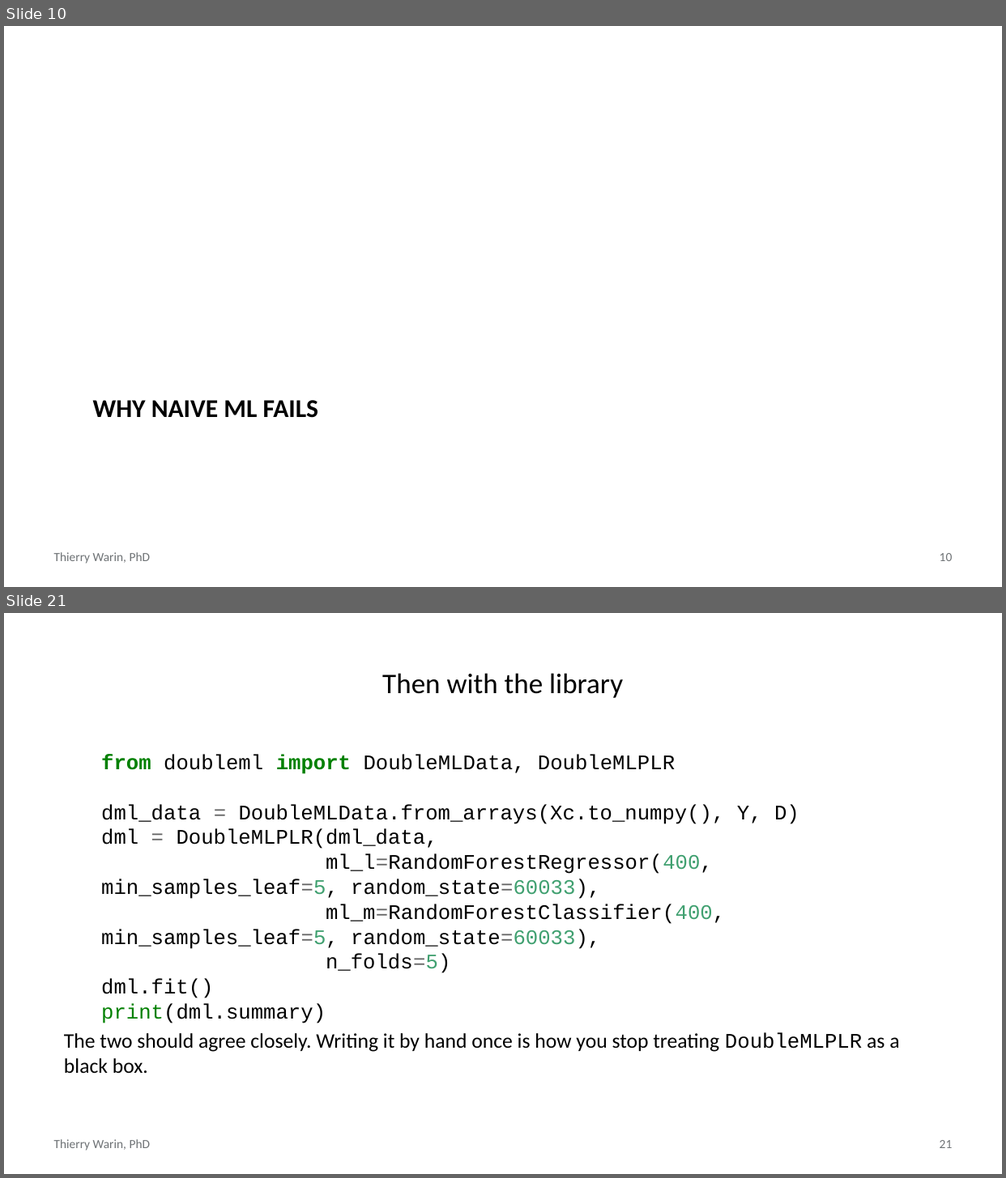
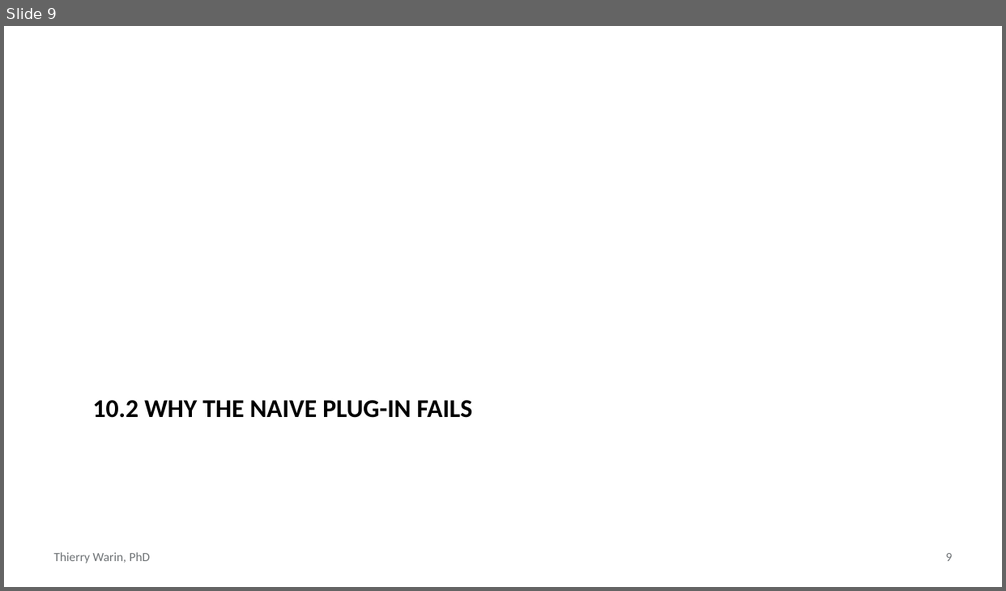
Before and after one commit to warint/quantitative-methods, a slide deck: 10-causal-machine-learning/slides.pptx. Shown one above the other, each under a label of ours: slides 10 and 21 before the commit, slide 9 after it; the slides between them are not shown. The pictures are 1006x1178 and 1006x591 pixels, drawn with LibreOffice and Linux fonts; fonts in the diff are those of the drawing. Boxes give left, top, right and bottom in pixels: in the first picture for what was removed or moved away, otherwise in the second. Text is boxed around its words. In the diff, an @@ line names an element or a change of style, - is before the commit and + after.

```diff
--- a/10-causal-machine-learning/slides.pptx
+++ b/10-causal-machine-learning/slides.pptx
@@ slide 21 removed at (x1=4, y1=613, x2=1002, y2=1174), background #FFFFFF; not listed: 2 template elements that a slide beside it also shows @@
@@ title removed at (x1=382, y1=673, x2=623, y2=698) @@
-Then with the library
@@ text removed at (x1=64, y1=754, x2=899, y2=1073) @@
-from doubleml import DoubleMLData, DoubleMLPLR
-dml_data = DoubleMLData.from_arrays(Xc.to_numpy(), Y, D)
-dml = DoubleMLPLR(dml_data,
-ml_l=RandomForestRegressor(400, min_samples_leaf=5, random_state=60033),
-ml_m=RandomForestClassifier(400, min_samples_leaf=5, random_state=60033),
-n_folds=5)
-dml.fit()
-print(dml.summary)
-The two should agree closely. Writing it by hand once is how you stop treating DoubleMLPLR as a black box.
@@ what was slide 10 is now slide 9 @@
@@ slide 9 changed as well @@
@@ title at (x1=93, y1=400, x2=473, y2=418): text changed @@
-WHY NAIVE ML FAILS
+10.2 WHY THE NAIVE PLUG-IN FAILS
@@ page number at (x1=946, y1=553, x2=953, y2=561): text changed @@
-10
+9
```
Also in this commit, not shown: 4 other slides changed, 27 slides added, 23 other slides removed, 3 other files.
